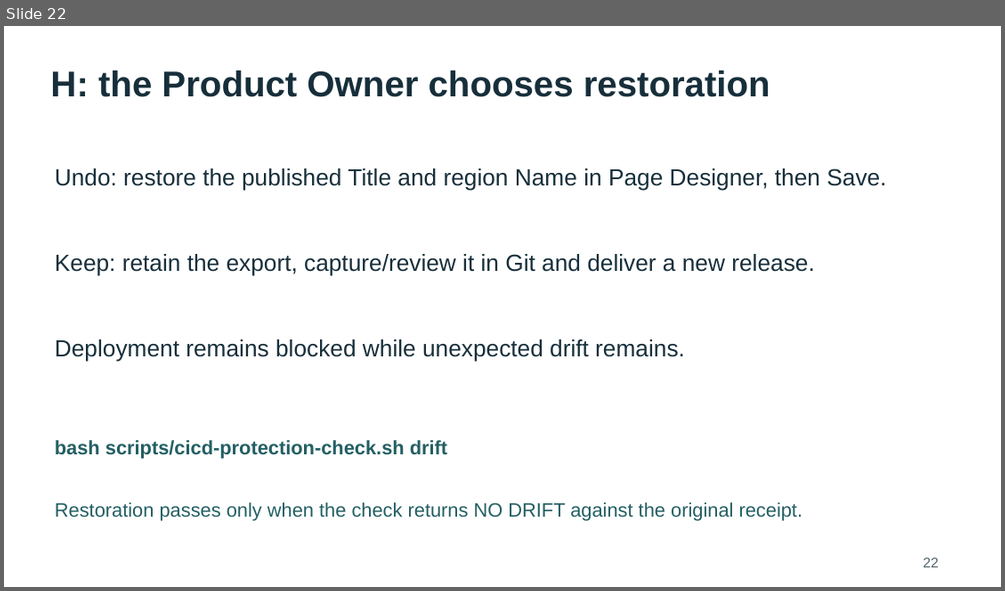
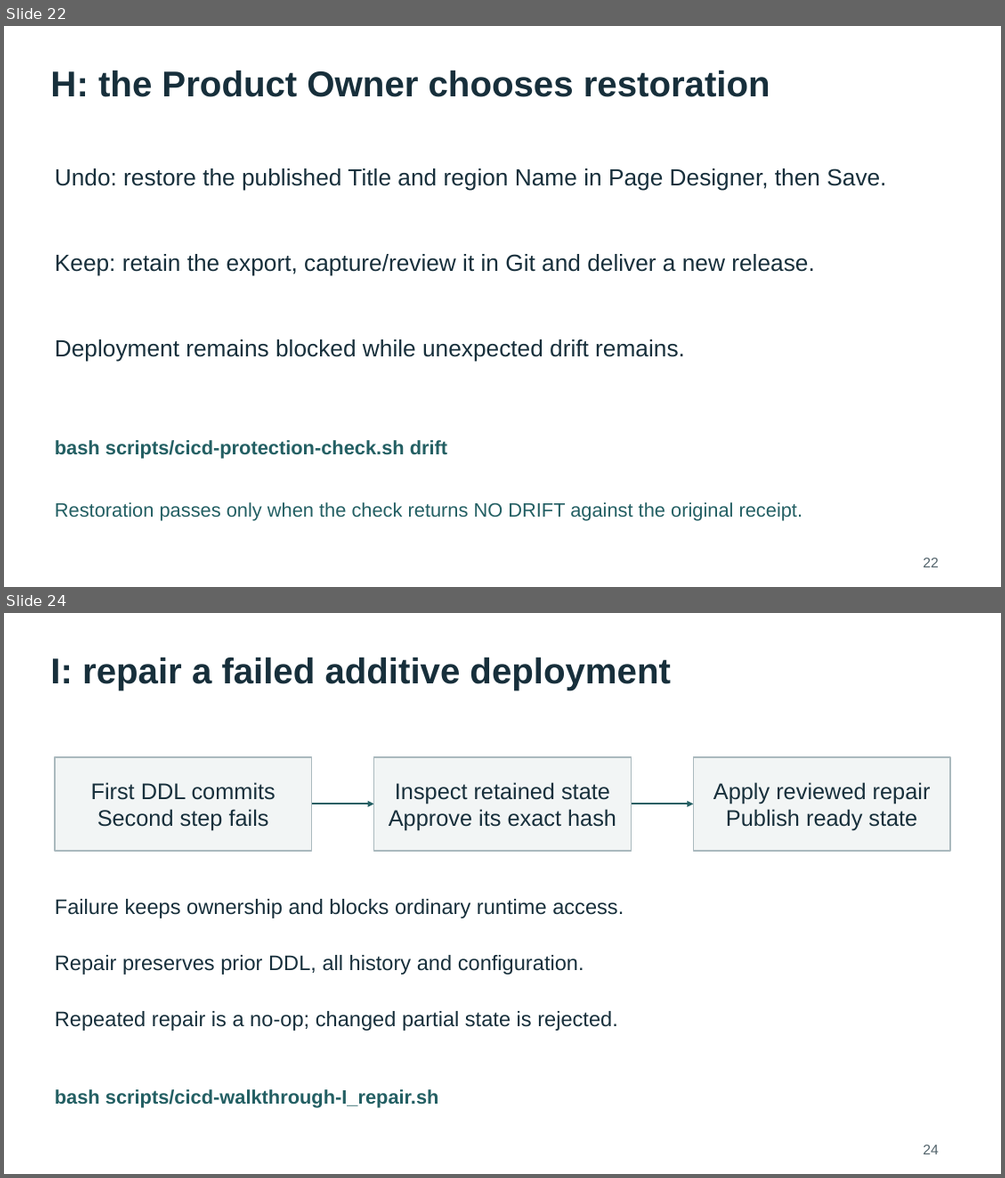
Before and after one commit to rstyczynski/APEX_CICD, a slide deck: progress/E.1/sprint_E.1_increment_demo.pptx. Shown one above the other, each under a label of ours: slide 22 before the commit, slides 22 and 24 after it; the slides between them are not shown. The pictures are 1005x591 and 1005x1178 pixels, drawn with LibreOffice and Linux fonts; fonts in the diff are those of the drawing. Boxes give left, top, right and bottom in pixels: in the first picture for what was removed or moved away, otherwise in the second. Text is boxed around its words. In the diff, an @@ line names an element or a change of style, - is before the commit and + after.

```diff
--- a/progress/E.1/sprint_E.1_increment_demo.pptx
+++ b/progress/E.1/sprint_E.1_increment_demo.pptx
@@ slide 24 added at box(4, 613, 1001, 1174), background #FFFFFF @@
@@ text added at box(50, 657, 670, 690), 34.5 pt, text #172F3B, bold @@
+I: repair a failed additive deployment
@@ rectangle added at box(55, 757, 312, 851), fill #F2F5F5, outline #AAB9BE 1.13 pt, 21.8 pt, text #172F3B @@
+First DDL commits
+Second step fails
@@ rectangle added at box(374, 757, 631, 851), fill #F2F5F5, outline #AAB9BE 1.13 pt, 21.8 pt, text #172F3B @@
+Inspect retained state
+Approve its exact hash
@@ rectangle added at box(694, 757, 951, 851), fill #F2F5F5, outline #AAB9BE 1.13 pt, 21.8 pt, text #172F3B @@
+Apply reviewed repair
+Publish ready state
@@ arrow added from (311, 803) to (374, 803), #235F63 1.88 pt @@
@@ arrow added from (631, 803) to (694, 803), #235F63 1.88 pt @@
@@ text added at box(55, 899, 623, 918), 20.2 pt, text #172F3B @@
+Failure keeps ownership and blocks ordinary runtime access.
@@ text added at box(55, 955, 584, 974), 20.2 pt, text #172F3B @@
+Repair preserves prior DDL, all history and configuration.
@@ text added at box(55, 1011, 618, 1030), 20.2 pt, text #172F3B @@
+Repeated repair is a no-op; changed partial state is rejected.
@@ text added at box(55, 1089, 439, 1107), 18.8 pt, text #235F63, bold @@
+bash scripts/cicd-walkthrough-I_repair.sh
@@ text added at box(922, 1144, 938, 1154), 13.5 pt, text #52636B @@
+24
```
Also in this commit, not shown: 10 slides changed, 14 other files.
